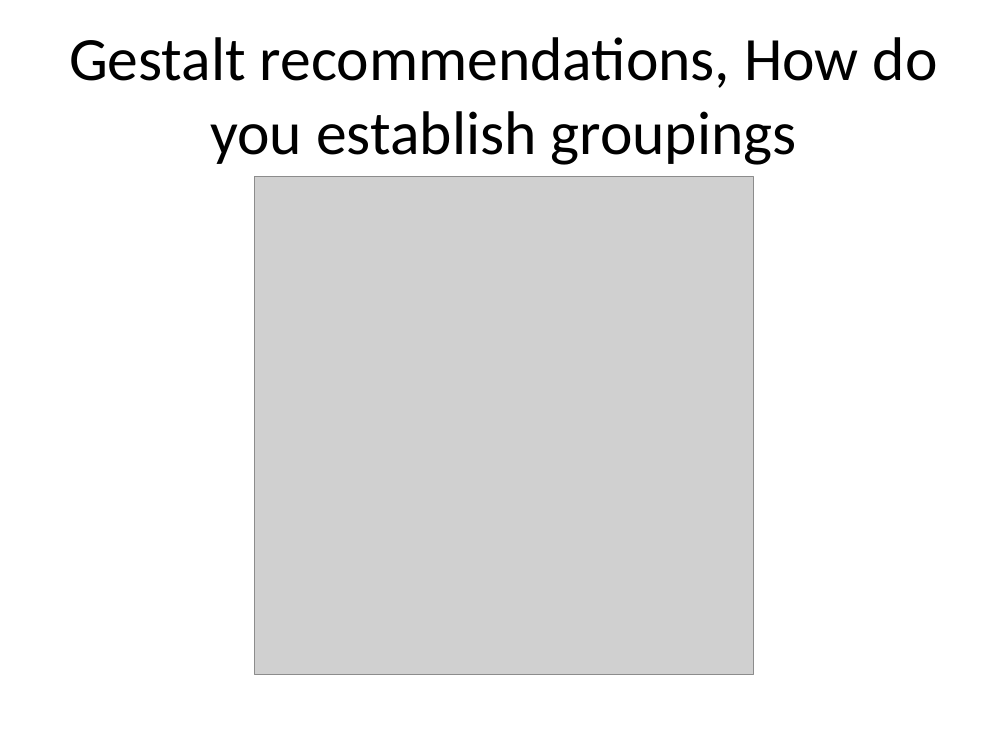
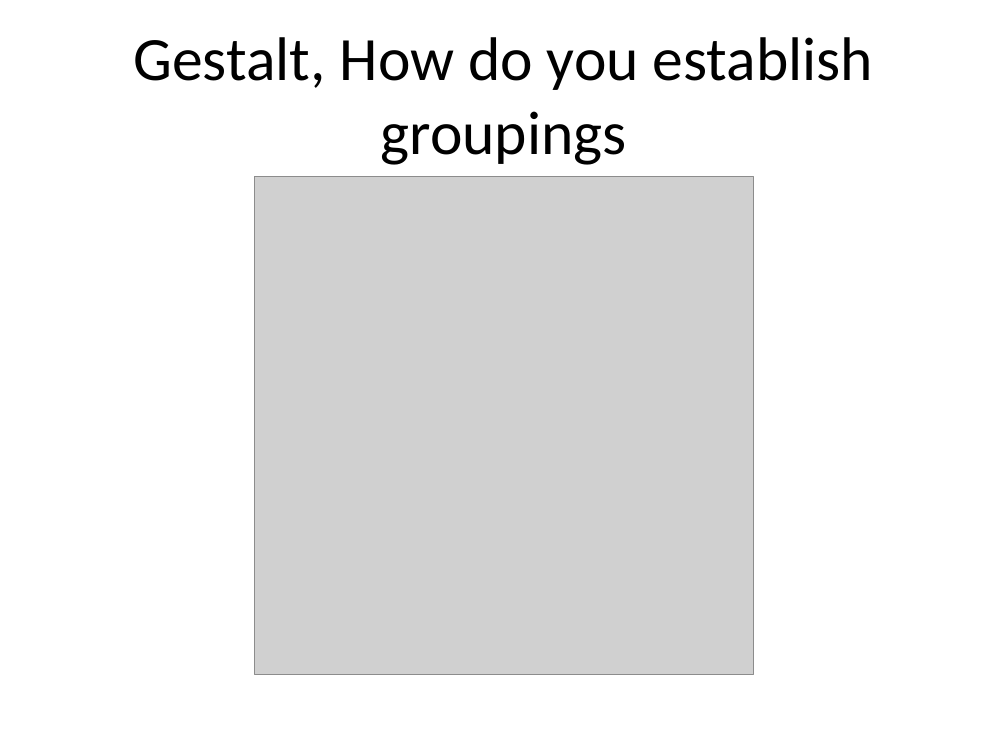
Before and after one commit to pmean/data-visualization, a slide deck: slide 4 of data-viz-03/component/recommendations-gestalt.pptx. Drawn at 1008x756 pixels with LibreOffice and Linux fonts; fonts in the diff are those of the drawing; grey boxes stand for pictures. Boxes give left, top, right and bottom in pixels: in the first picture for what was removed or moved away, otherwise in the second. Text is boxed around its words. In the diff, an @@ line names an element or a change of style, - is before the commit and + after.

```diff
--- a/data-viz-03/component/recommendations-gestalt.pptx
+++ b/data-viz-03/component/recommendations-gestalt.pptx
@@ title at (x1=134, y1=37, x2=873, y2=165): text changed @@
-Gestalt recommendations, How do you establish groupings
+Gestalt, How do you establish groupings
```
Also in this commit, not shown: 10 other slides changed, 3 slides added, 2 slides removed, 12 other files.
